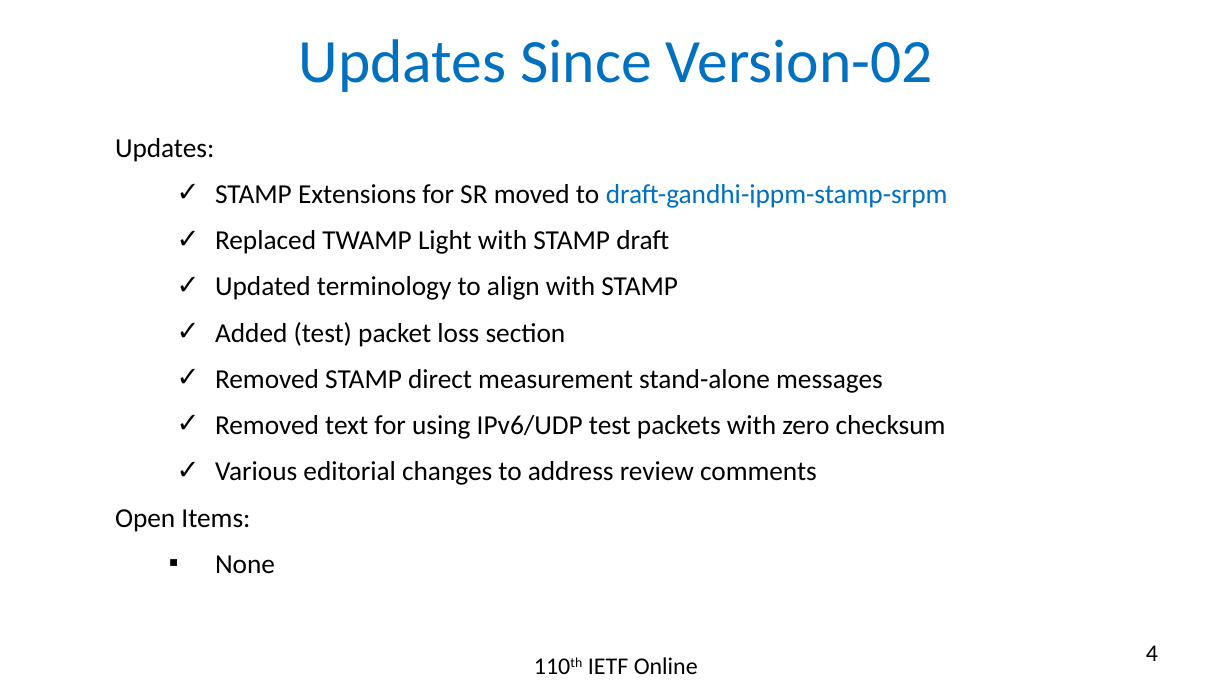
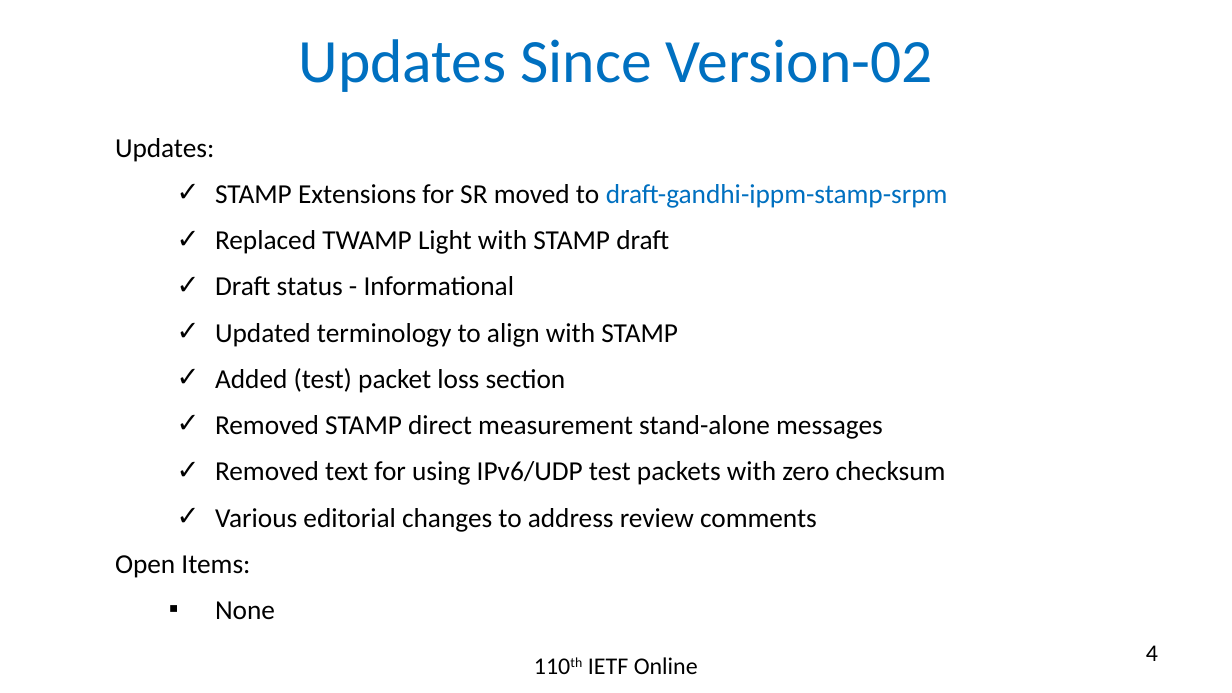
Before and after one commit to rakgandhi/ietf-slides, a slide deck: slide 4 of draft-gandhi-spring-stamp-srpm-05.pptx. Drawn at 1232x693 pixels with LibreOffice and Linux fonts; fonts in the diff are those of the drawing. Boxes give left, top, right and bottom in pixels: in the first picture for what was removed or moved away, otherwise in the second. Text is boxed around its words. In the diff, an @@ line names an element or a change of style, - is before the commit and + after.

```diff
--- a/draft-gandhi-spring-stamp-srpm-05.pptx
+++ b/draft-gandhi-spring-stamp-srpm-05.pptx
@@ text at [215, 276, 515, 296]: paragraph added @@
+  ✓ Draft status - Informational
```
Also in this commit, not shown: 3 other slides changed, 1 other file.
